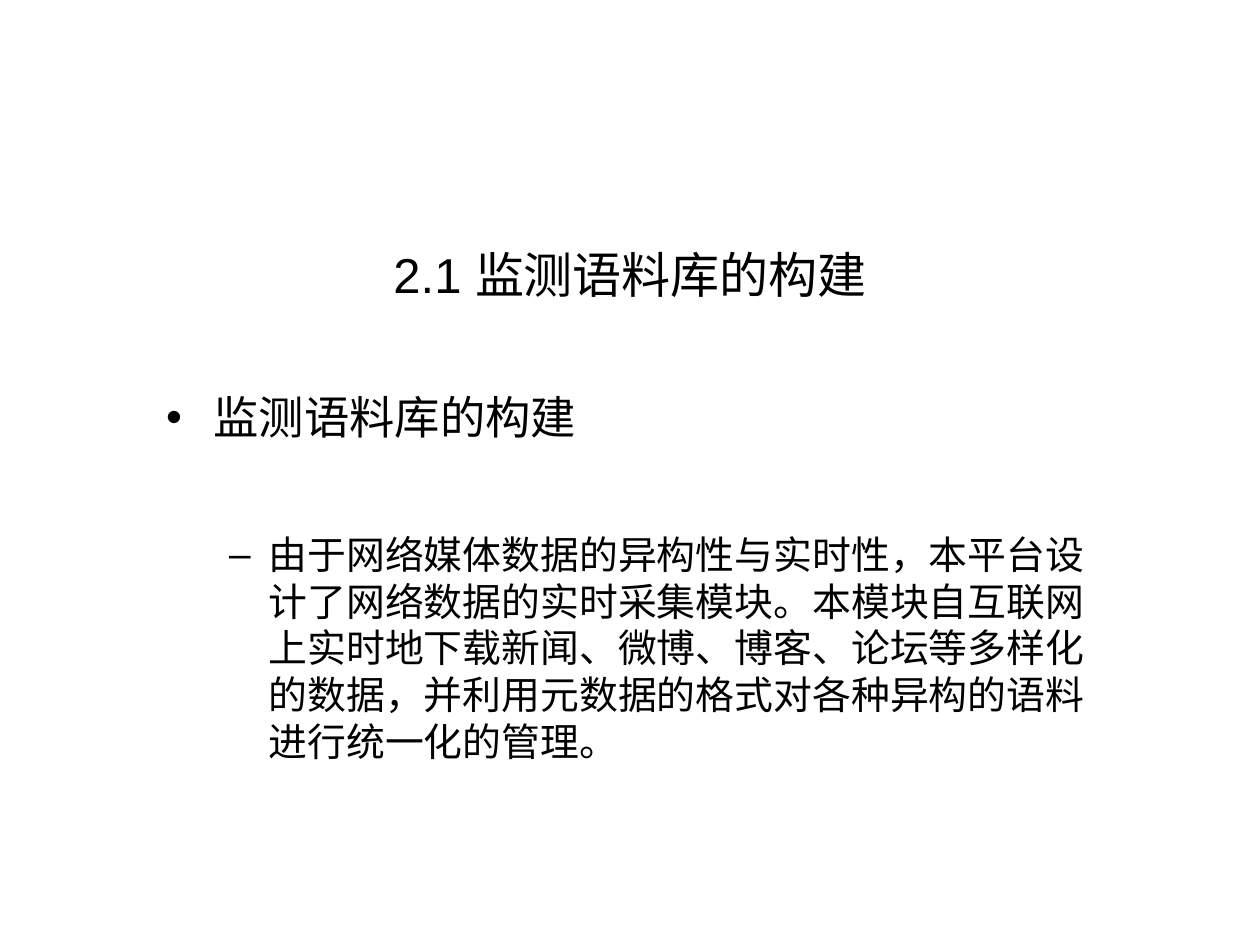
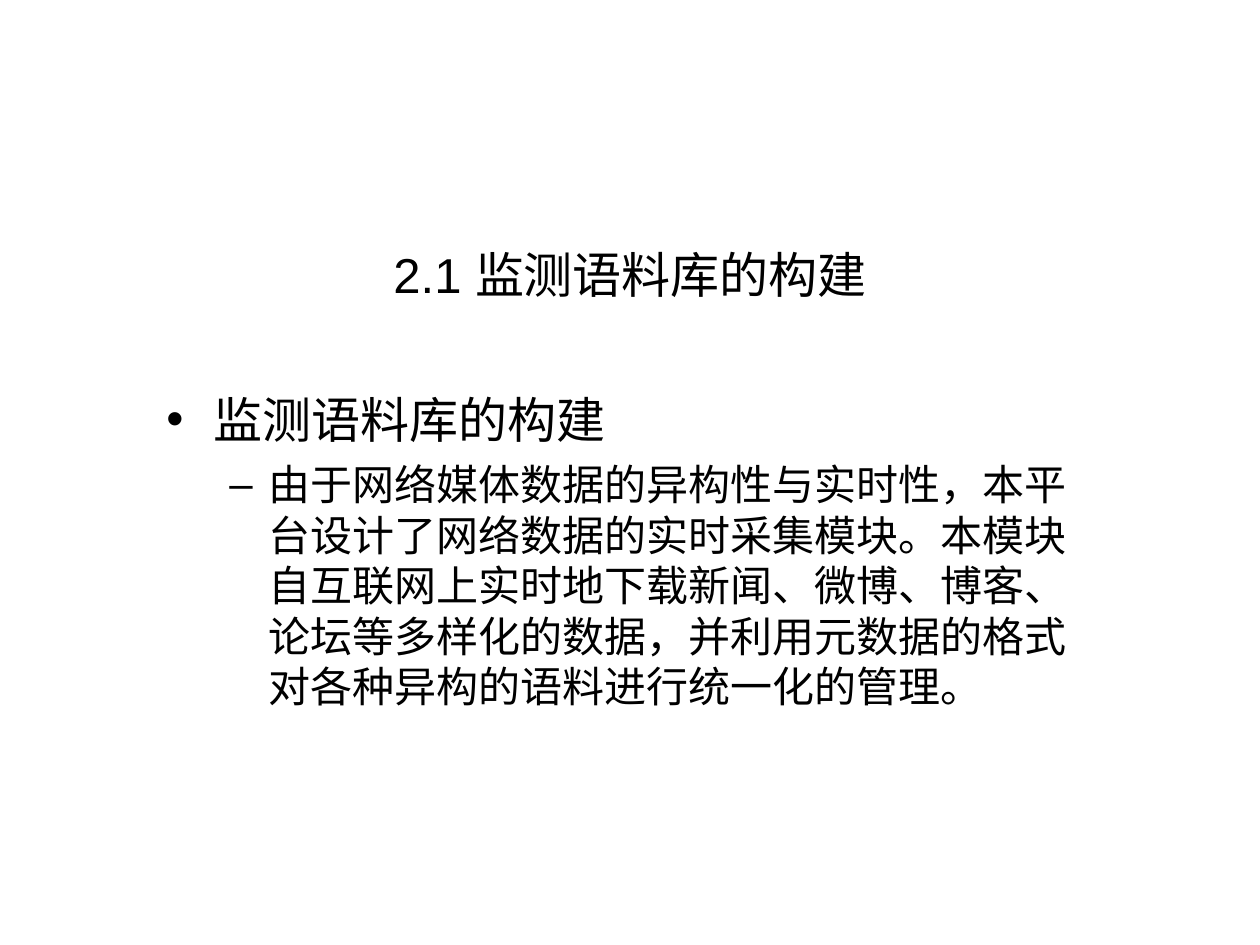
Before and after one commit to shqcandy/Report, a slide deck: slide 6 of 2015 08~08 大连/报告_v3.ppt (slide 7 before the commit). Drawn at 1260x945 pixels with LibreOffice and Linux fonts; fonts in the diff are those of the drawing; background and template pictures are left out. Boxes give left, top, right and bottom in pixels: in the first picture for what was removed or moved away, otherwise in the second. Text is boxed around its words. In the diff, an @@ line names an element or a change of style, - is before the commit and + after.

```diff
--- a/2015 08~08 大连/报告_v3.ppt
+++ b/2015 08~08 大连/报告_v3.ppt
@@ text "监测语料库的构建" at (214,396,1067,706): size 25.9 to 28 pt in "监测语料库的构建"; size 22.2 to 24 pt @@
```
Also in this commit, not shown: 4 other slides changed, 1 slide removed, 2 other files.
